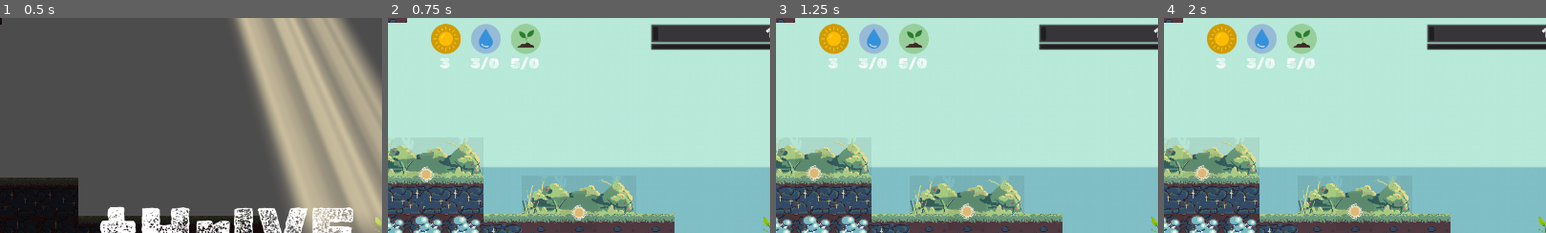
Above: before the commit, frames 1-4 (left to right).
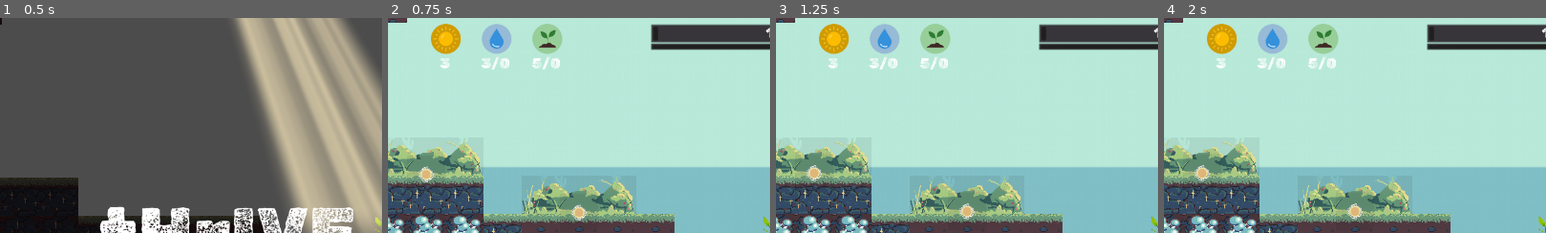
Above: after the commit, the same moments.

Repository: Gouellie/Roots
Game: Godot game, scene res://src/screens/main_menu.tscn
The game is run twice, just before and just after one commit, with the same random seed, the same clock (stepped at 60 frames per second) and the same inputs.
Inputs:
- Up to frame 1 (0.5 s): no input
- Up to frame 2 (0.75 s): click "NEW GAME" at 0.5 s
- Up to frame 3 (1.25 s): no input
- Up to frame 4 (2 s): click "RESTART" at 1.25 s
The pictures show only the part of the screen within x 0-50%, y 0-50%; the shares and areas given below are measured in that part.

Frame 1 is identical in both runs. In frame 2, 3.2% of the frame differs, in the area x 21-46%, y 2-24%; in frame 3, 3.2%; in frame 4, 3.2%.

Commit message:
Tweaks
- Fixed resource gauges spacing
- Fixed builder mode not getting set to false on tile placed.

Diff:
--- a/src/scenes/librairies/managers/entity_manager.gd
+++ b/src/scenes/librairies/managers/entity_manager.gd
@@ -130,6 +130,8 @@
 		return
 
 	Events.emit_signal("building_mode_toggle", false)
+	builder_mode = false
+
 	var cellv = _terrain.world_to_map(_blueprint.position)
 	remove_tile_at_position(cellv)
 
--- a/src/ui/gui.tscn
+++ b/src/ui/gui.tscn
@@ -37,6 +37,7 @@
 margin_bottom = 130.0
 rect_scale = Vector2( 0.5, 0.5 )
 mouse_filter = 2
+custom_constants/separation = 40
 script = ExtResource( 5 )
 visible_resources = [ "water", "soil", "sunlight" ]
 
